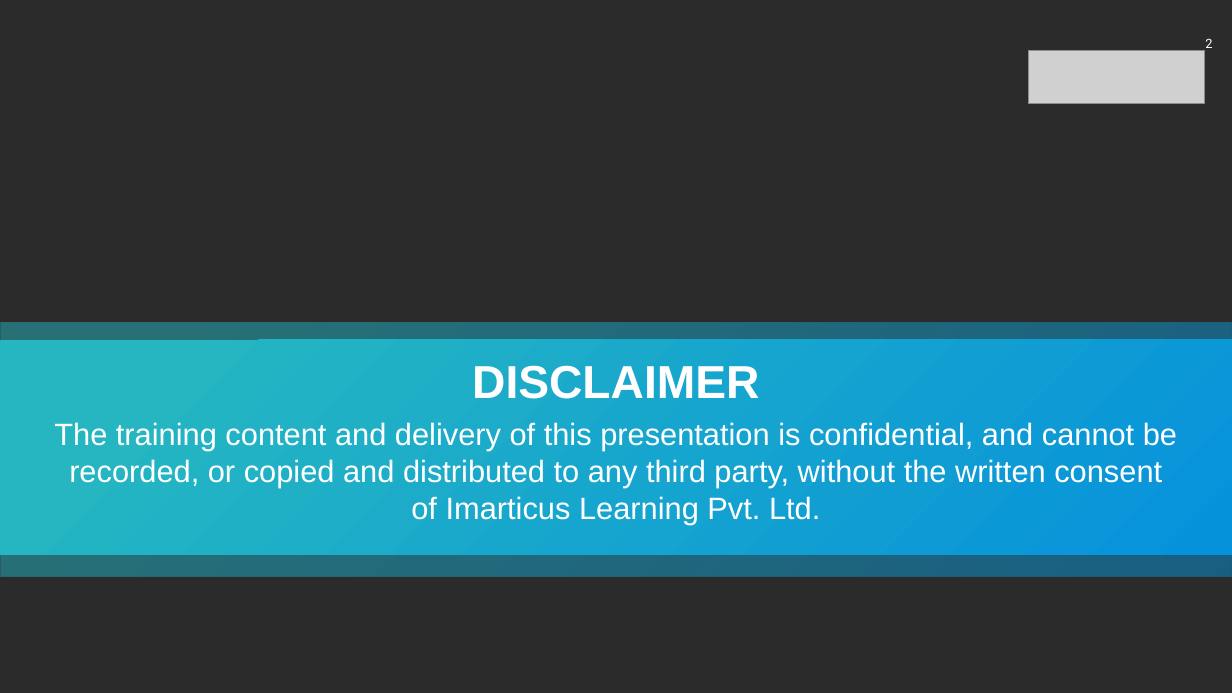
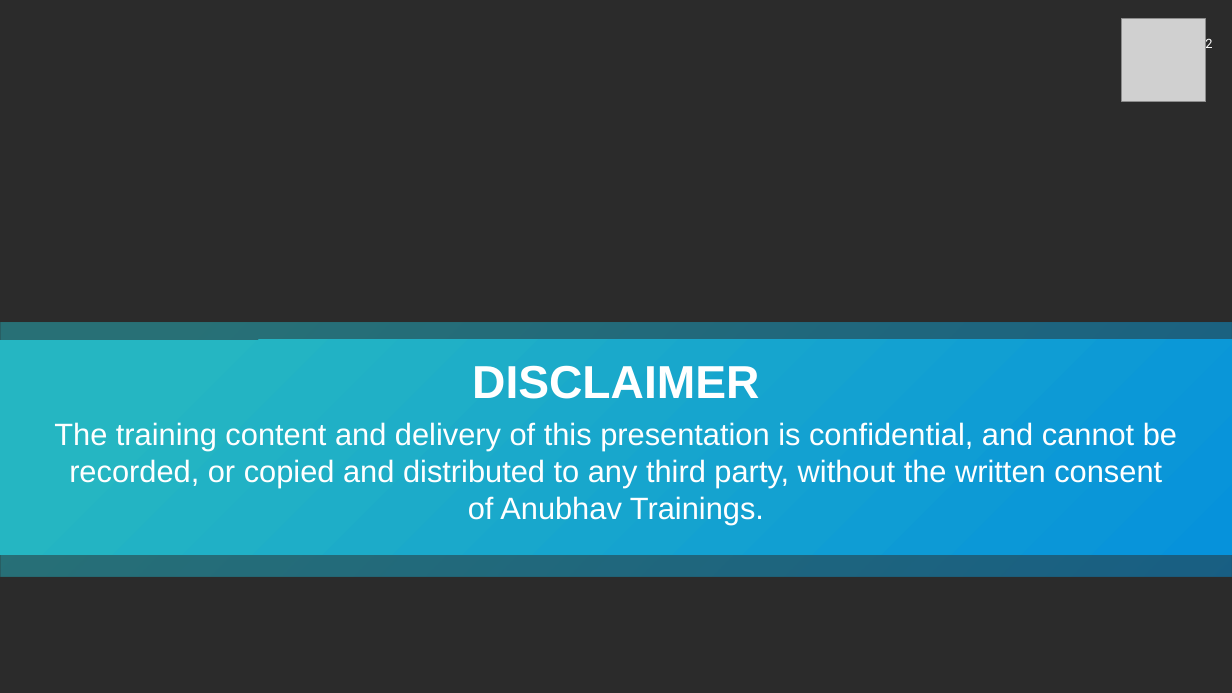
Before and after one commit to soyuztechnologies/Allianz_SAC_Training, a slide deck: slide 2 of day 1/SAC_Training Day 1.pptx. Drawn at 1232x693 pixels with LibreOffice and Linux fonts; fonts in the diff are those of the drawing; grey boxes stand for pictures; background and template pictures are left out; a plain dark background stands for a picture behind light text. Boxes give left, top, right and bottom in pixels: in the first picture for what was removed or moved away, otherwise in the second. Text is boxed around its words. In the diff, an @@ line names an element or a change of style, - is before the commit and + after.

Commit message:
Auto-updater Bot Study material Allianz_SAC_Training

```diff
--- a/day 1/SAC_Training Day 1.pptx
+++ b/day 1/SAC_Training Day 1.pptx
@@ picture added at <box>1122,18,1206,102</box> @@
@@ picture removed at <box>1029,50,1204,104</box> @@
@@ text at <box>54,422,1177,525</box>: text changed @@
-The training content and delivery of this presentation is confidential, and cannot be recorded, or copied and distributed to any third party, without the written consent of Imarticus Learning Pvt. Ltd.
+The training content and delivery of this presentation is confidential, and cannot be recorded, or copied and distributed to any third party, without the written consent of Anubhav Trainings.
```
Also in this commit, not shown: 29 other slides changed.
